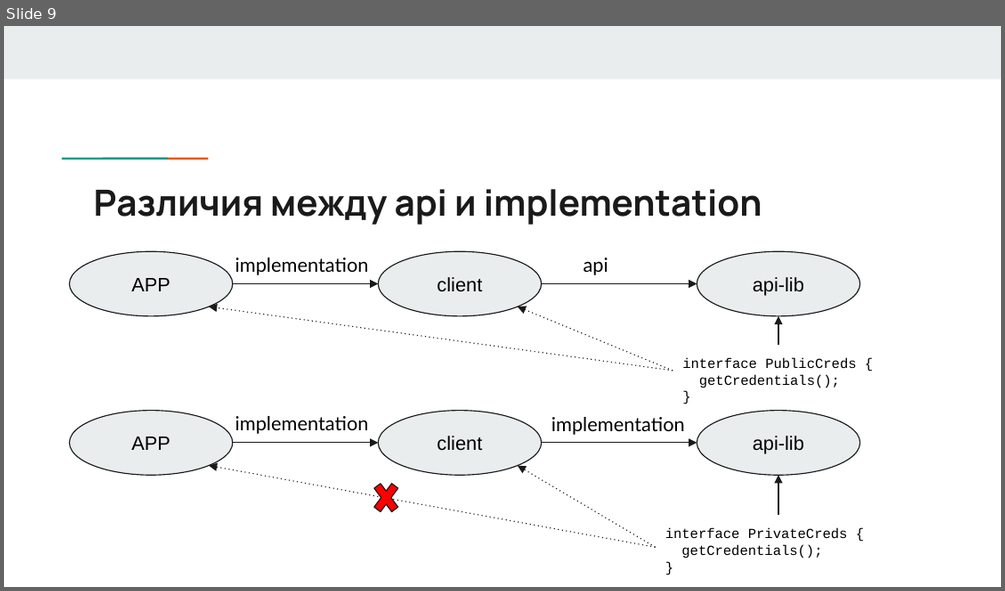
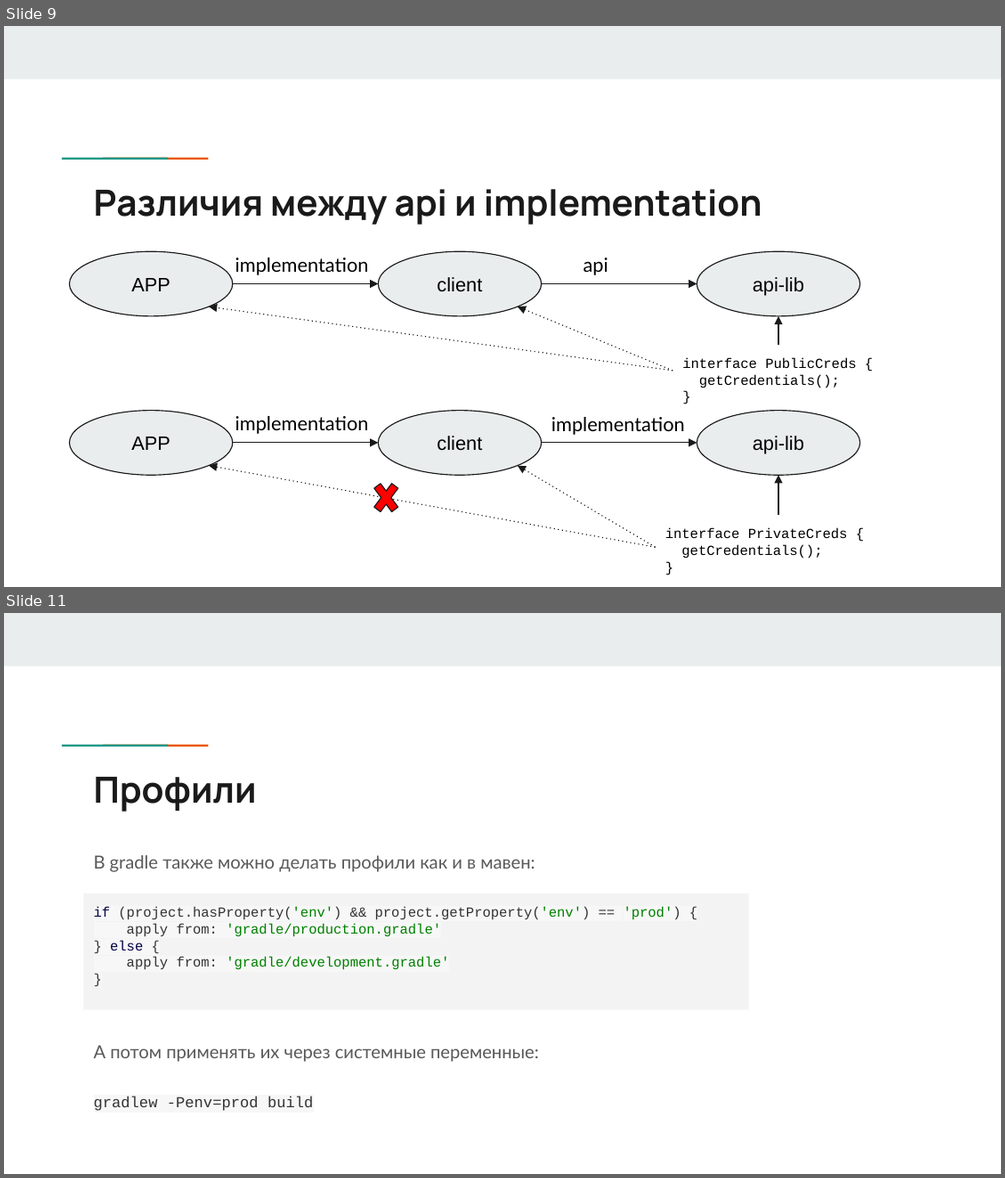
Before and after one commit to vav87/lections, a slide deck: x.x-build-tools/Инструменты сборки.pptx. Shown one above the other, each under a label of ours: slide 9 before the commit, slides 9 and 11 after it; the slides between them are not shown. The pictures are 1005x591 and 1005x1178 pixels, drawn with LibreOffice and Linux fonts; fonts in the diff are those of the drawing. Boxes give left, top, right and bottom in pixels: in the first picture for what was removed or moved away, otherwise in the second. Text is boxed around its words. In the diff, an @@ line names an element or a change of style, - is before the commit and + after.

Commit message:
Edit build tools and add some examples

```diff
--- a/x.x-build-tools/Инструменты сборки.pptx
+++ b/x.x-build-tools/Инструменты сборки.pptx
@@ slide 11 added at bbox=[4, 613, 1001, 1174], background #FFFFFF; not listed: 3 template elements that a slide beside it also shows @@
@@ title added at bbox=[94, 777, 257, 811], 26 pt, text #1A1A1A, bold @@
+Профили
@@ text added at bbox=[94, 855, 534, 872], 13 pt, text #595959 @@
+В gradle также можно делать профили как и в мавен:
@@ rectangle added at bbox=[84, 893, 749, 1010], fill #F3F3F3, 10 pt, text #333333 @@
+if (project.hasProperty('env') && project.getProperty('env') == 'prod') {
+apply from: 'gradle/production.gradle'
+} else {
+apply from: 'gradle/development.gradle'
+}
@@ text added at bbox=[94, 1045, 539, 1111], 13 pt, text #595959 @@
+А потом применять их через системные переменные:
+gradlew -Penv=prod build
```
Also in this commit, not shown: 1 slide changed, 1 other slide added, 8 other files.
